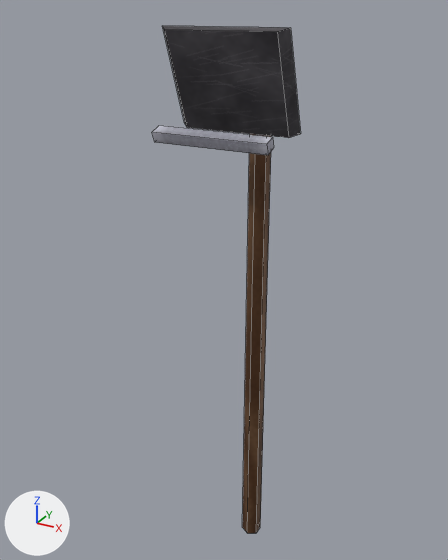
Two versions of the FBX model cyclops/export/weapons/Hoe.fbx, one commit apart.
Rendered twice from a 50 mm camera at (1.58, -3.32, 2.71) aimed at (-0.13, -0.21, 1.16). Arrows for +X, +Y and +Z are at lower left; the lights stay in place. The older version comes first. Mesh edges are drawn as thin lines.

Names of what the first picture shows: 'Handle', 'Head'.
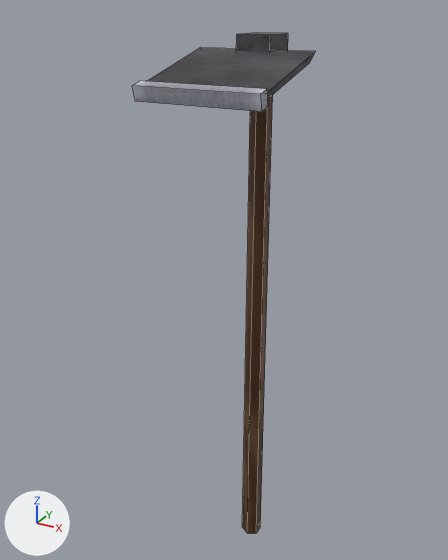
What the commit changed:
me_head is used by ob_head; location (0.0, 0.0, 0.0).
me_head had 24 vertices, 18 faces and spanned x -0.356..0.356, y -0.623..0.11, z 2.06..2.627.
me_head now has 24 vertices, 18 faces and spans x -0.35..0.35, y -0.744..0.12, z 2.283..2.58.
me_head part 1: the loose piece of 8 vertices spanning x -0.09..0.09, y -0.11..0.11, z 2.37..2.59 is scaled about its middle by (1.11, 1.09, 1.18), then moved by (0.0, 0.0, -0.03).
Part 2, on me_head:
Vertex 8 of me_head moves from (0.31, -0.498, 2.61) at pixel (277, 31) to (0.31, -0.674, 2.296).
Vertex 9 of me_head moves from (0.31, -0.309, 2.093) at pixel (288, 137) to (0.31, -0.072, 2.446) at pixel (309, 62).
Vertex 10 of me_head moves from (-0.31, -0.309, 2.093) at pixel (187, 127) to (-0.31, -0.072, 2.446).
Vertex 11 of me_head moves from (-0.31, -0.498, 2.61) at pixel (164, 29) to (-0.31, -0.674, 2.296).
Vertex 12 of me_head moves from (0.356, -0.451, 2.627) at pixel (290, 27) to (0.347, -0.688, 2.354) at pixel (265, 94).
Vertex 13 of me_head moves from (0.356, -0.262, 2.11) at pixel (300, 133) to (0.347, -0.086, 2.504) at pixel (315, 51).
Vertex 14 of me_head moves from (-0.356, -0.262, 2.11) at pixel (184, 122) to (-0.347, -0.086, 2.504) at pixel (200, 47).
Vertex 15 of me_head moves from (-0.356, -0.451, 2.627) at pixel (162, 25) to (-0.347, -0.688, 2.354).
Vertex 16 of me_head moves from (0.33, -0.623, 2.116) at pixel (266, 144) to (0.35, -0.724, 2.283) at pixel (262, 111).
Vertex 17 of me_head moves from (0.33, -0.603, 2.06) at pixel (268, 155) to (0.35, -0.656, 2.3) at pixel (268, 105).
Vertex 18 of me_head moves from (-0.33, -0.603, 2.06) at pixel (154, 142) to (-0.35, -0.656, 2.3).
Vertex 19 of me_head moves from (-0.33, -0.623, 2.116) at pixel (151, 132) to (-0.35, -0.724, 2.283) at pixel (135, 101).
Vertex 20 of me_head moves from (0.33, -0.557, 2.14) at pixel (272, 137) to (0.35, -0.744, 2.36) at pixel (260, 94).
Vertex 21 of me_head moves from (0.33, -0.537, 2.084) at pixel (273, 147) to (0.35, -0.676, 2.377) at pixel (267, 88).
Vertex 22 of me_head moves from (-0.33, -0.537, 2.084) to (-0.35, -0.676, 2.377) at pixel (140, 80).
Vertex 23 of me_head moves from (-0.33, -0.557, 2.14) at pixel (158, 125) to (-0.35, -0.744, 2.36) at pixel (132, 85).

Where the change shows, as pixel boxes [x1, y1, x2, y2] in the pictures (448 x 560 px; the box of a moved part takes in the faces that stretch with it):
'Head', reshaped (23% wider, 38% shorter)
    before: [152, 26, 301, 155]
    after: [132, 33, 316, 112]
part 1 of me_head, moved or reshaped (not visible before)
    after: [236, 33, 288, 52]
part 2 of me_head, moved or reshaped
    before: [152, 26, 301, 155]
    after: [132, 48, 316, 112]
